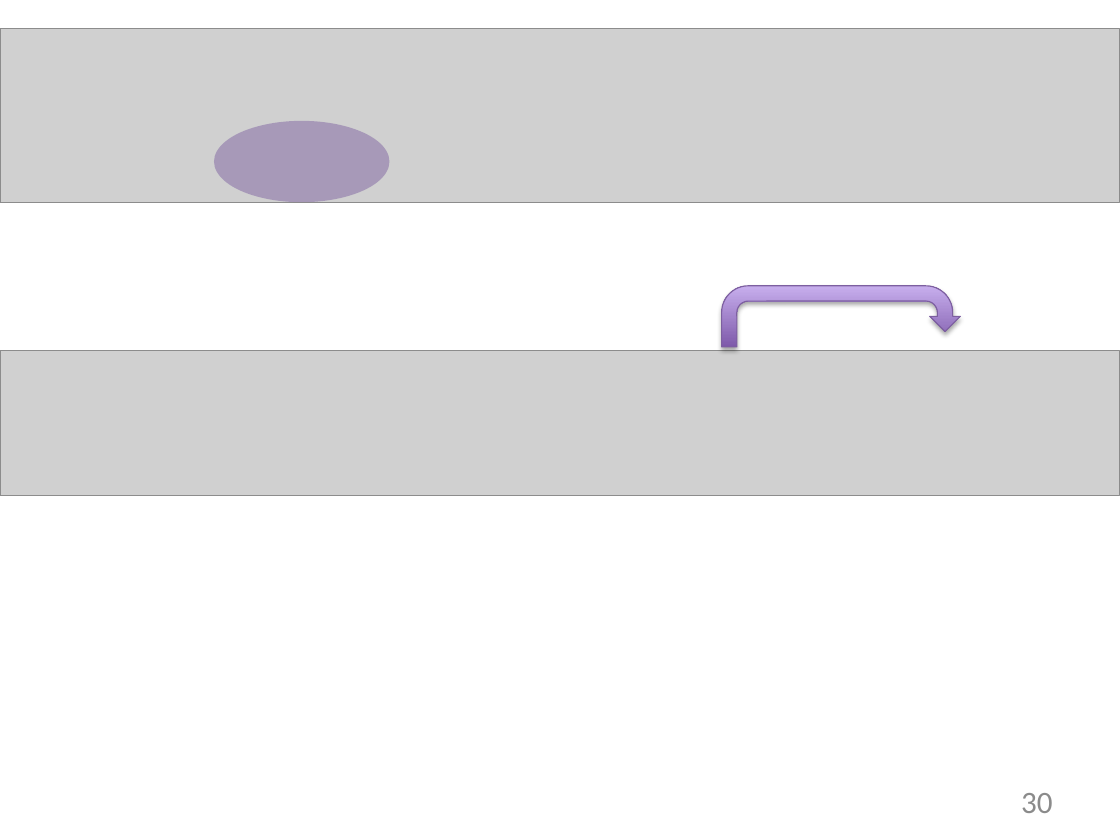
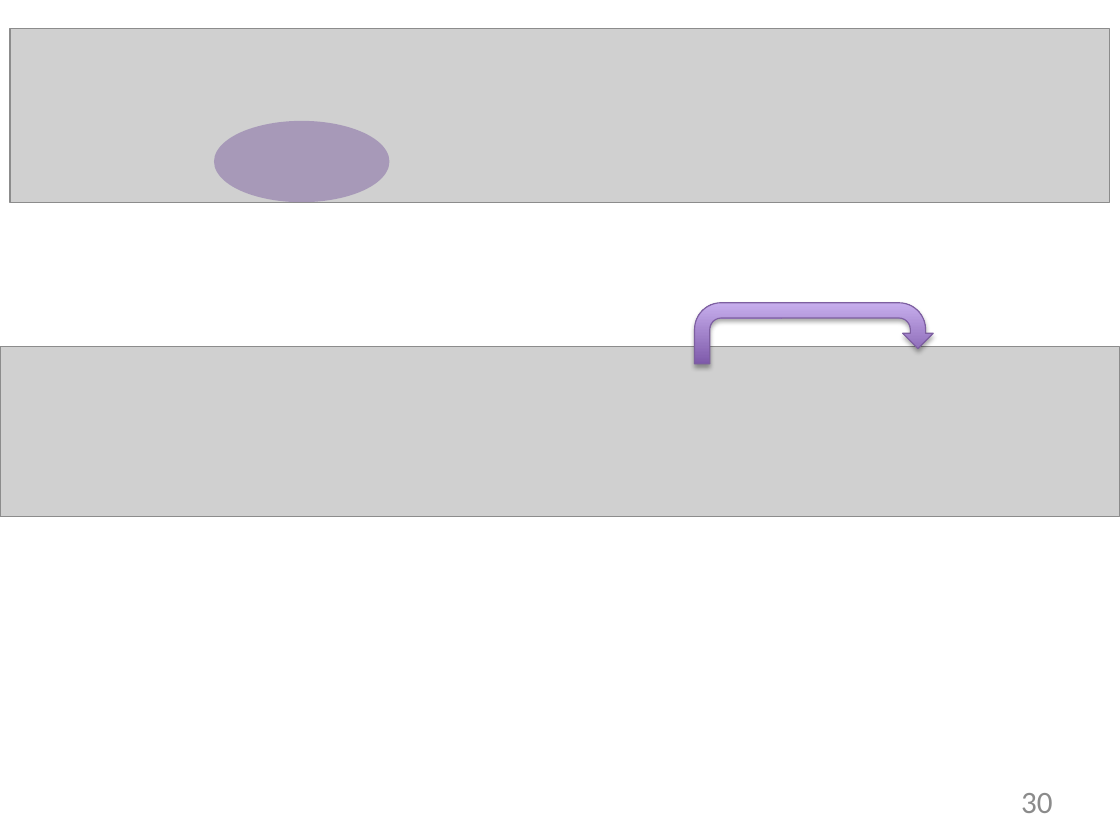
Before and after one commit to justinpombrio/thesis, a slide deck: slide 30 of defense.pptx. Drawn at 1120x840 pixels with LibreOffice and Linux fonts; fonts in the diff are those of the drawing; grey boxes stand for pictures. Boxes give left, top, right and bottom in pixels: in the first picture for what was removed or moved away, otherwise in the second. Text is boxed around its words. In the diff, an @@ line names an element or a change of style, - is before the commit and + after.

```diff
--- a/defense.pptx
+++ b/defense.pptx
@@ picture: place and size @@
-picture at box(0, 29, 1120, 203)
+picture at box(10, 29, 1110, 203)
@@ uturn arrow: place and size @@
-uturn arrow at box(721, 286, 960, 347)
+uturn arrow at box(694, 302, 933, 364)
@@ picture: place and size @@
-picture at box(0, 351, 1120, 496)
+picture at box(0, 347, 1120, 517)
```
Also in this commit, not shown: 3 other slides changed, 1 slide added, 1 slide removed.
